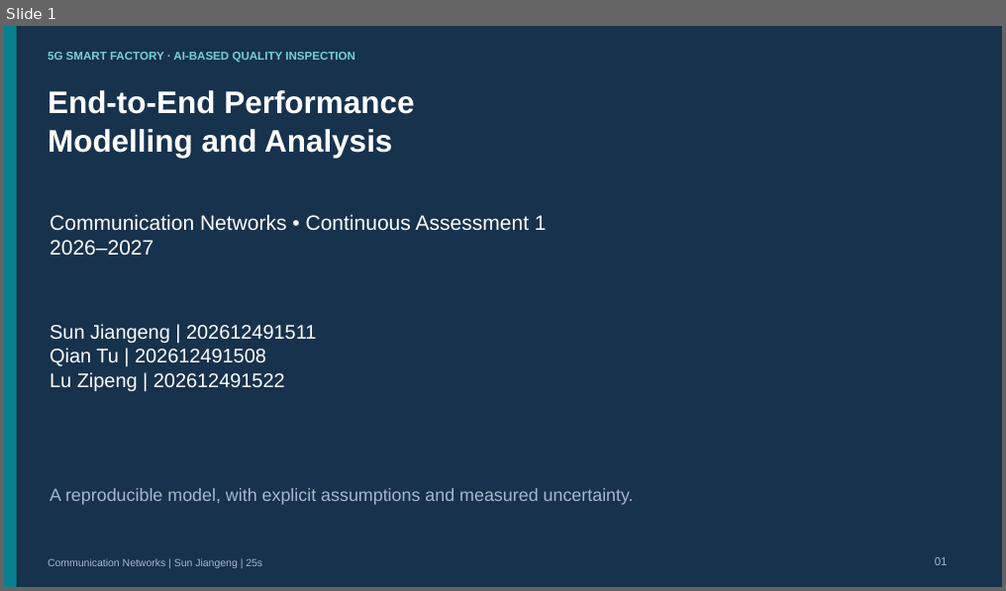
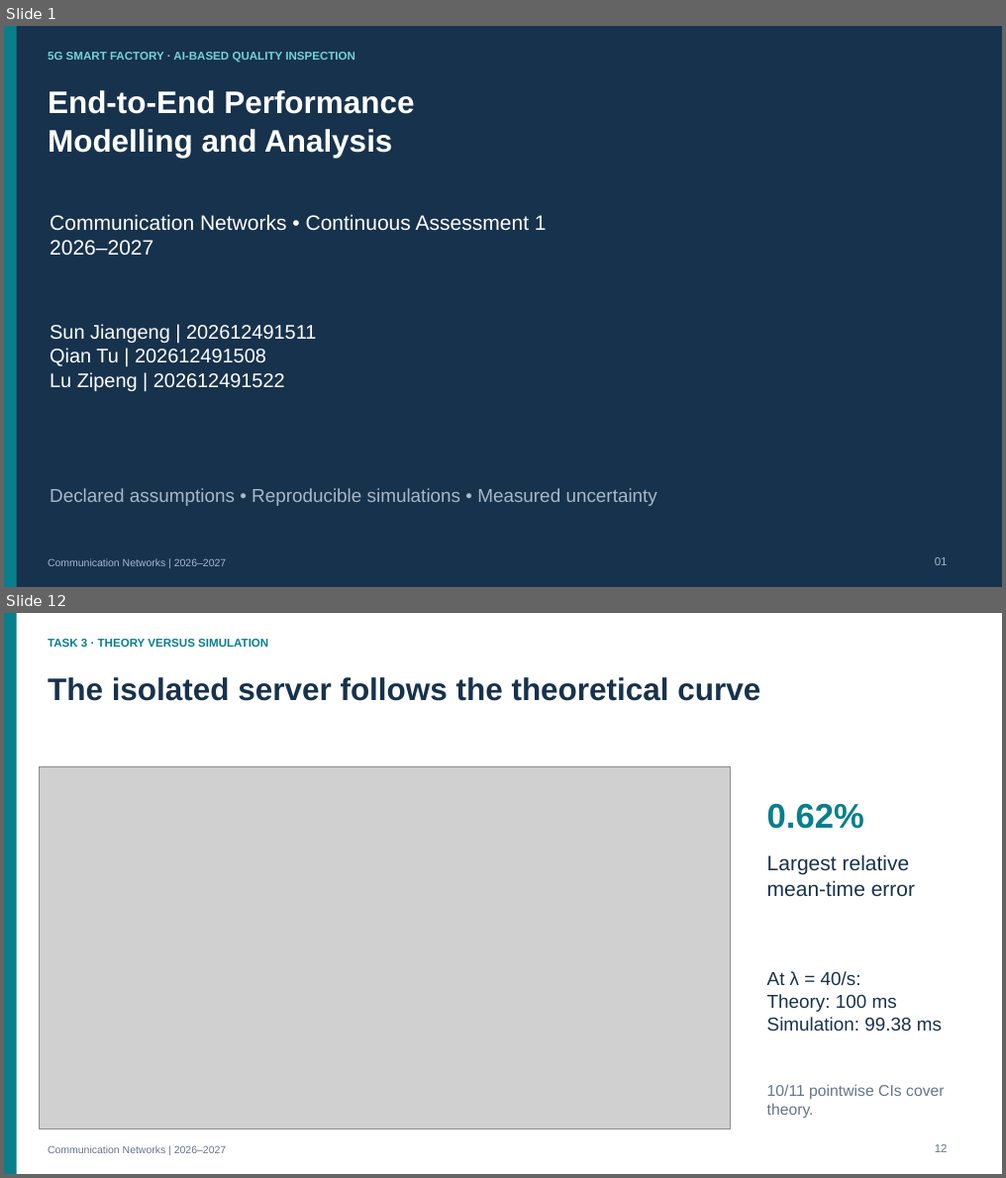
Before and after one commit to thelu260325/-, a slide deck: deliverables/communication_networks_2026_project/project/slides/Communication_Networks_Presentation.pptx. Shown one above the other, each under a label of ours: slide 1 before the commit, slides 1 and 12 after it; the slides between them are not shown. The pictures are 1006x591 and 1006x1178 pixels, drawn with LibreOffice and Linux fonts; fonts in the diff are those of the drawing; grey boxes stand for pictures. Boxes give left, top, right and bottom in pixels: in the first picture for what was removed or moved away, otherwise in the second. Text is boxed around its words. In the diff, an @@ line names an element or a change of style, - is before the commit and + after.

Commit message:
Review communication networks presentation and speaking script

```diff
--- a/deliverables/communication_networks_2026_project/project/slides/Communication_Networks_Presentation.pptx
+++ b/deliverables/communication_networks_2026_project/project/slides/Communication_Networks_Presentation.pptx
@@ slide 12 added at bbox=[4, 613, 1002, 1174], background #FFFFFF @@
@@ rectangle added at bbox=[4, 613, 17, 1174], fill #087F8C @@
@@ text added at bbox=[48, 639, 268, 647], 11 pt, text #087F8C, bold @@
+TASK 3 · THEORY VERSUS SIMULATION
@@ text added at bbox=[48, 677, 760, 701], 30 pt, text #17324D, bold @@
+The isolated server follows the theoretical curve
@@ picture added at bbox=[39, 767, 731, 1131] @@
@@ text added at bbox=[767, 803, 864, 829], 33 pt, text #087F8C, bold @@
+0.62%
@@ text added at bbox=[767, 855, 915, 897], 20 pt, text #17324D @@
+Largest relative
+mean-time error
@@ text added at bbox=[767, 971, 942, 1031], 18 pt, text #17324D @@
+At λ = 40/s:
+Theory: 100 ms
+Simulation: 99.38 ms
@@ text added at bbox=[767, 1084, 944, 1118], 15 pt, text #65758B @@
+10/11 pointwise CIs cover
+theory.
@@ text added at bbox=[48, 1146, 226, 1154], 10 pt, text #65758B @@
+Communication Networks | 2026–2027
@@ text added at bbox=[935, 1145, 947, 1153], 11 pt, text #65758B @@
+12
@@ slide 1 changed as well @@
@@ rectangle at bbox=[4, 26, 1002, 587]: shadow off @@
@@ text at bbox=[50, 488, 657, 506]: text changed; size 17 to 18 pt @@
-A reproducible model, with explicit assumptions and measured uncertainty.
+Declared assumptions • Reproducible simulations • Measured uncertainty
@@ text at bbox=[48, 559, 226, 567]: text changed @@
-Communication Networks | Sun Jiangeng | 25s
+Communication Networks | 2026–2027
```
Also in this commit, not shown: 7 other slides changed, 6 other slides added, 6 slides removed, 26 other files.
